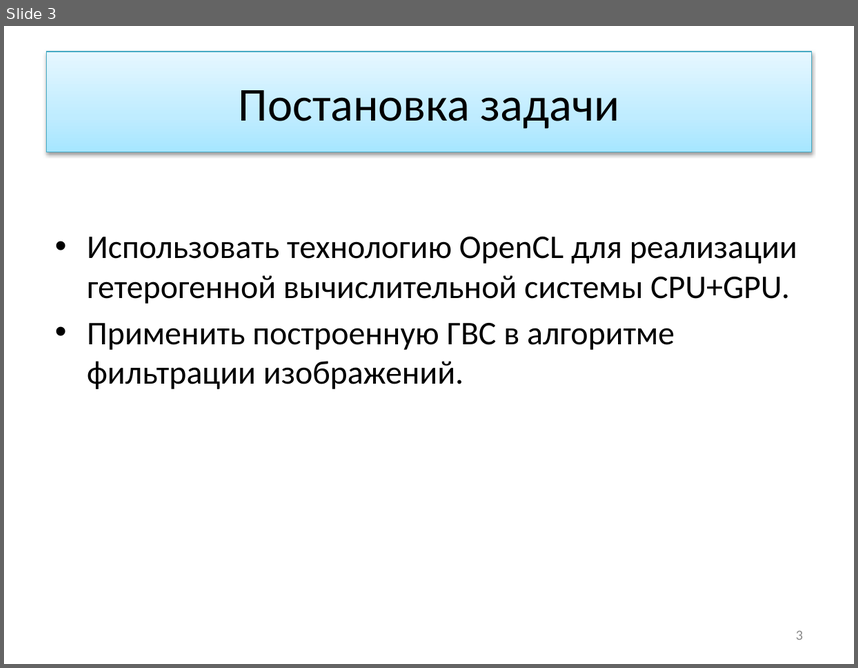
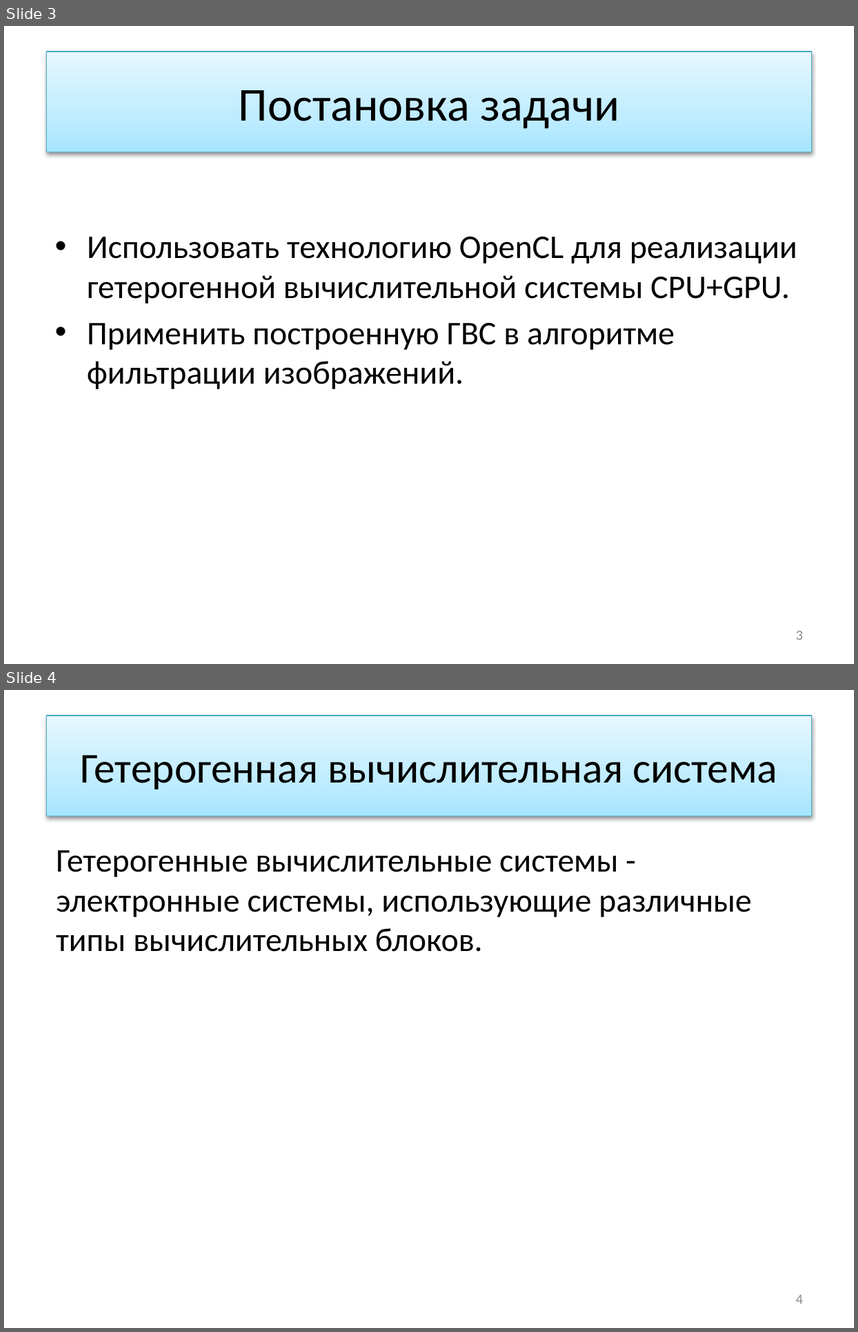
Before and after one commit to ustadenis/OpenCLImageFilter, a slide deck: Diplom/Презентация.pptx. Shown one above the other, each under a label of ours: slide 3 before the commit, slides 3 and 4 after it. The pictures are 858x668 and 858x1332 pixels, drawn with LibreOffice and Linux fonts; fonts in the diff are those of the drawing. Boxes give left, top, right and bottom in pixels: in the first picture for what was removed or moved away, otherwise in the second. Text is boxed around its words. In the diff, an @@ line names an element or a change of style, - is before the commit and + after.

```diff
--- a/Diplom/Презентация.pptx
+++ b/Diplom/Презентация.pptx
@@ slide 4 added at [4, 690, 854, 1328], background #FFFFFF @@
@@ title added at [47, 716, 811, 816], fill gradient #A7E6FF to #C1EDFF to #E7F8FF, outline #46AAC5 0.75 pt, 36 pt, text #000000 @@
+Гетерогенная вычислительная система
@@ text added at [56, 850, 752, 952], 28 pt, text #000000 @@
+Гетерогенные вычислительные системы - электронные системы, использующие различные типы вычислительных блоков.
@@ page number added at [796, 1294, 803, 1303], 12 pt, text #8C8C8C @@
+4
```
Also in this commit, not shown: 3 slides changed, 9 other slides added.
